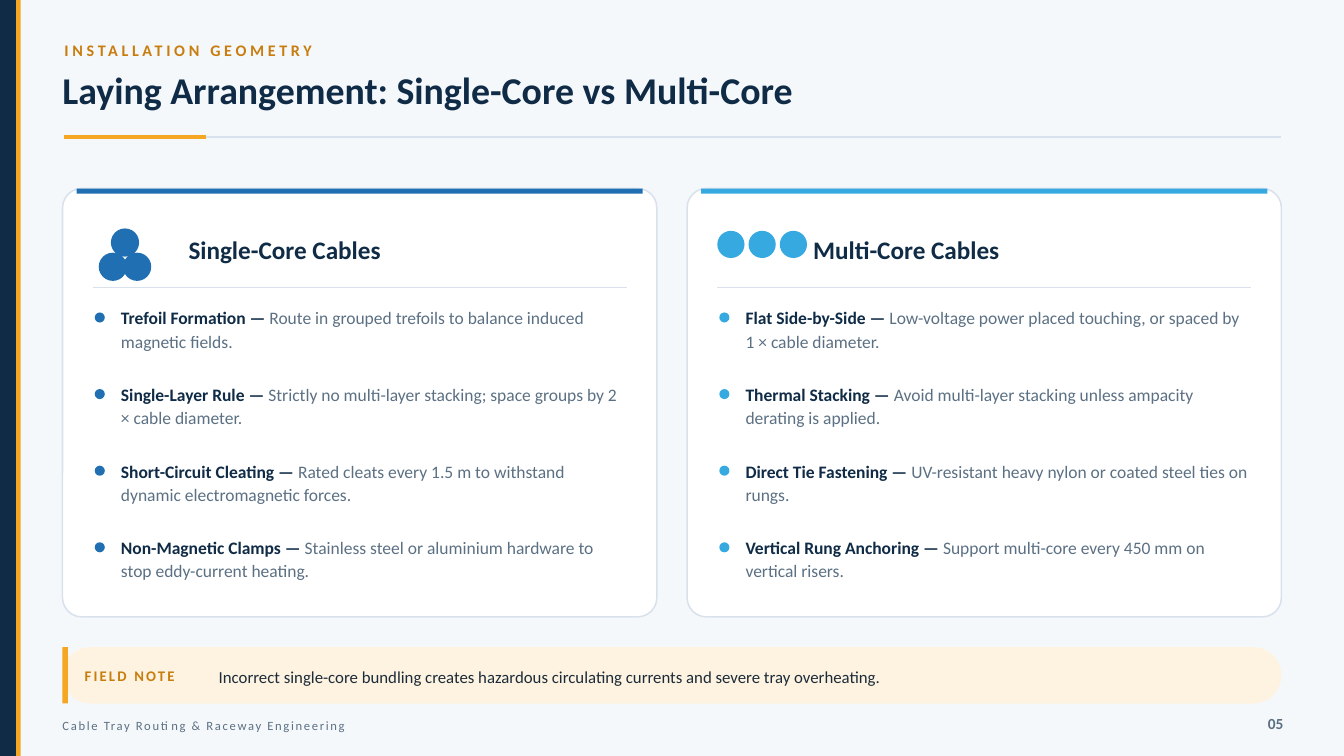
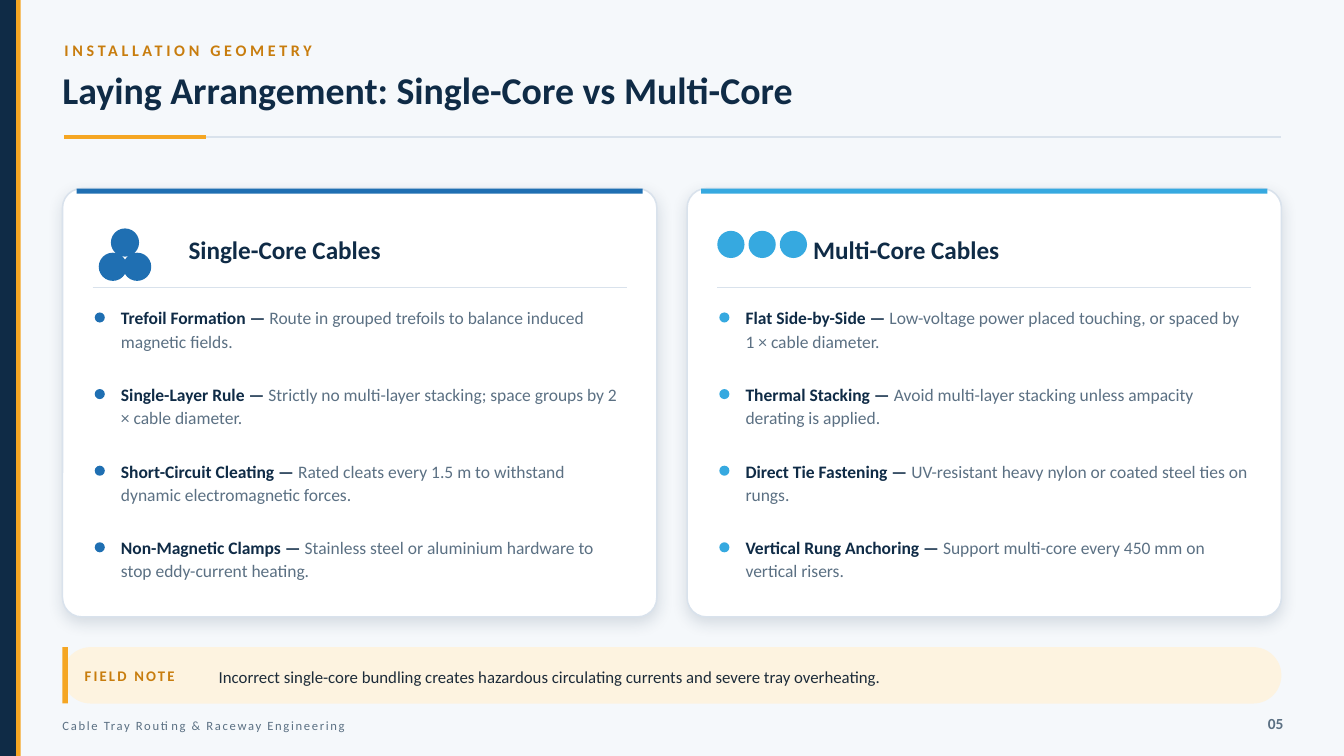
Before and after one commit to aarav-choudhary-pro/School-work-, a slide deck: slide 5 of ppt-studio/build/CableTray_Redesign.pptx. Drawn at 1344x756 pixels with LibreOffice and Linux fonts; fonts in the diff are those of the drawing. Boxes give left, top, right and bottom in pixels: in the first picture for what was removed or moved away, otherwise in the second. Text is boxed around its words. In the diff, an @@ line names an element or a change of style, - is before the commit and + after.

```diff
--- a/ppt-studio/build/CableTray_Redesign.pptx
+++ b/ppt-studio/build/CableTray_Redesign.pptx
@@ rounded rectangle at <box>63,189,657,617</box>: shadow on @@
@@ rounded rectangle at <box>688,189,1282,617</box>: shadow on @@
```
Also in this commit, not shown: 11 other slides changed, 9 other files.
